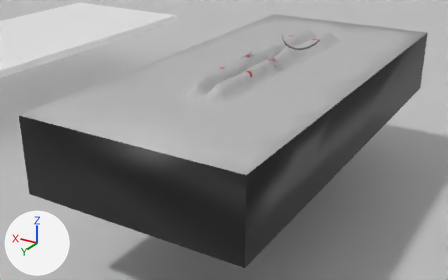
Before and after pictures for a commit that changed the Blender file Blender/phantom_deep.blend.
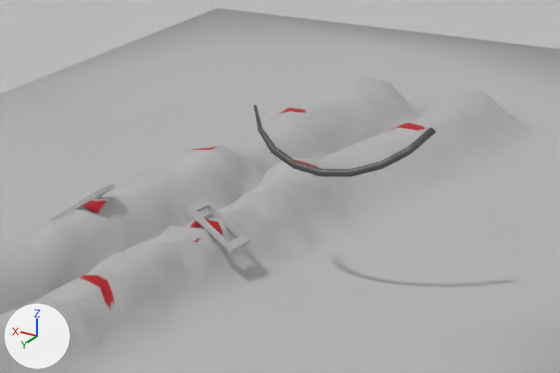
Each version is shown whole from a camera (50 mm lens) standing at (-1.29, 2.676, 1.54) and looking at (0.152, 0.272, 0.338), then close up on the part from 51% to 77% of the width and 4% to 33% of the height. Every picture has the same lights, and +X, +Y and +Z are marked at lower left.

Names of what the first close-up shows: '/ambf/env/BlackGround', '/ambf/env/Needle', '/ambf/env/Phantom', 'Entry1', 'Exit1'.
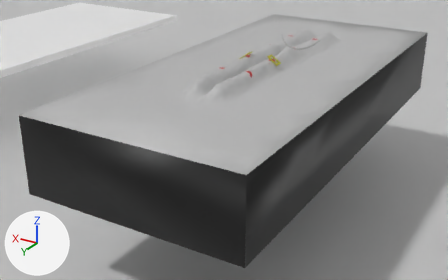
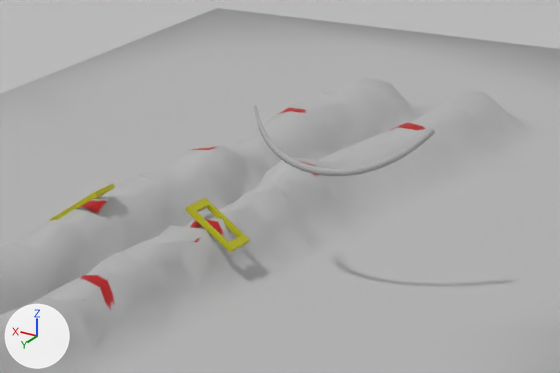
Boxes [x1, y1, x2, y2] around the edits, measured in the close-ups (560 x 373 px):
'/ambf/env/Needle', recoloured, reshaped
    before: [254, 105, 436, 177]
    after: [254, 105, 435, 176]
'Entry1', surface changed (grey to yellow)
    both: [185, 198, 250, 253]
'Exit1', surface changed (grey to yellow)
    both: [50, 184, 115, 221]

Edits to the bpy script that builds the scene:
```text
Add img_entry_exit_png:
    img_entry_exit_png = load_image('entry_exit.png', '../ADF/Phantom/high_res/entry_exit.png', 120, 120, 'sRGB')
Change mat_needlemat_001:
    mat_needlemat_001.roughness: 0.4 -> 0.5
    remove mat_needlemat_001.specular_ior_level = 0.501
    mat_needlemat_001: principled_material('Needlemat.001') -> diffuse_material('Needlemat.001')
    mat_needlemat_001.base_color: (0.0835, 0.0835, 0.0835) -> (0.411, 0.411, 0.411)  # dark grey #525252 -> grey #acacac
Change mat_material:
    remove mat_material.base_color = (0.5, 0.5, 0.5)  # grey #bcbcbc
    add mat_material.texture = img_entry_exit_png
Change mat_material_001:
    remove mat_material_001.base_color = (0.5, 0.5, 0.5)  # grey #bcbcbc
    add mat_material_001.texture = img_entry_exit_png
Change me_ambf_env_needle_needle_cylinder_001:
    used by ob_ambf_env_needle; location = (-0.2652, 0.1585, 0.863); rotation_euler = (-0.785, 0.0, -3.142), in degrees (-45, 0, -180)
    remove me_ambf_env_needle_needle_cylinder_001.from_pydata(...)  # 288 vertices, 258 faces; spans x -0.182..0.006, y -0.004..0.004, z -0.06..0.006
    add me_ambf_env_needle_needle_cylinder_001.from_pydata(...)  # 7426 vertices, 7424 faces; spans x -0.181..0.005, y -0.004..0.004, z -0.058..0.006
    me_ambf_env_needle_needle_cylinder_001 part 1: 45 vertices moved within x -0.181..0.005, y -0.004..0.004, z -0.055..0.006; 194 vertices removed from x -0.182..0.006, y -0.004..0.004, z -0.06..0.006; 7332 vertices added at x -0.181..0.005, y -0.004..0.004, z -0.058..0.006
```
